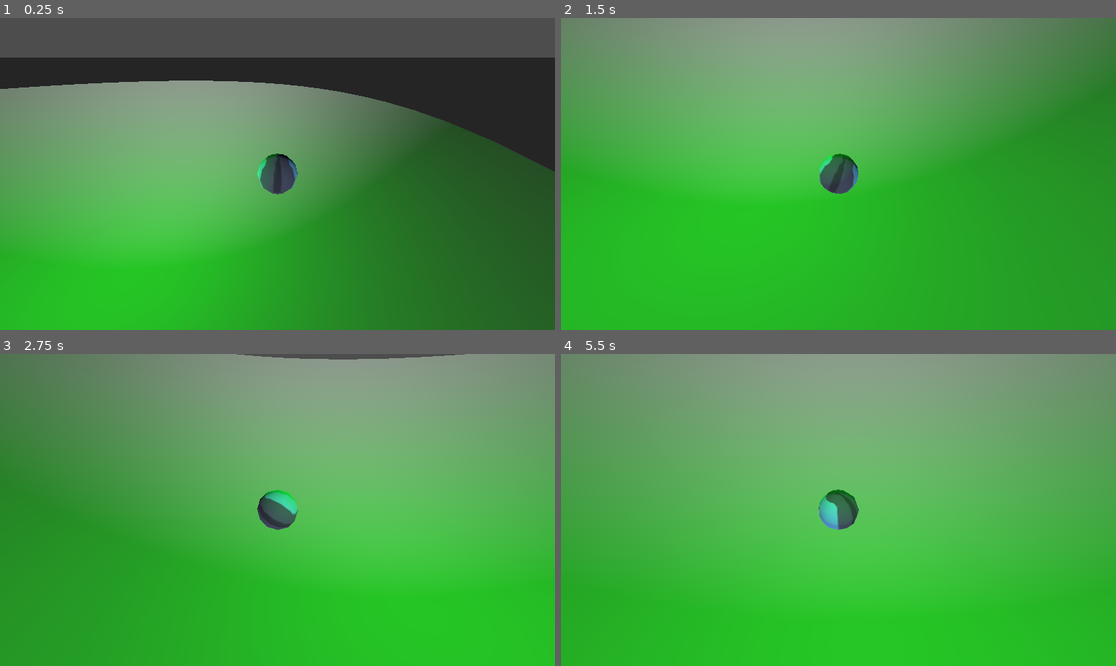
Above: before the commit, frames 1-4 (two rows, left to right).
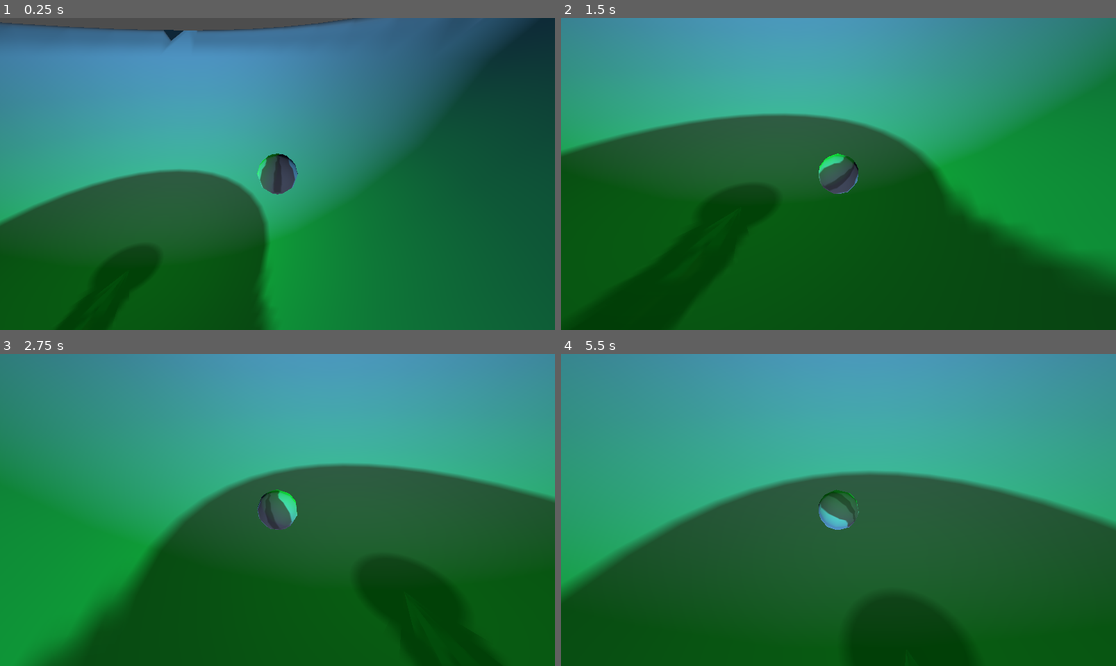
Above: after the commit, the same moments.

Repository: ZenithStar/ludum_dare_54
Game: Godot game, scene res://levels/test_level_3d.tscn
Two runs of this game, one before a commit and one after it. Both use one fixed random seed, a clock stepped at 60 frames per second and the inputs below. The engine's default icon, where the game draws it, is replaced by a stand-in: a white triangle on a blue panel in a dark square.
Inputs (mouse positions are in pixels of both pictures, inside the frame that each line leads up to):
- Up to frame 1 (0.25 s): no input
- Up to frame 2 (1.5 s): move the mouse to (866, 174) at 0.52 s; hold W (move_forward) from 0.53 s (still down); move the mouse to (810, 174) at 1.27 s
- Up to frame 3 (2.75 s): keep holding W (move_forward); move the mouse to (288, 503) at 2.02 s
- Up to frame 4 (5.5 s): keep holding W (move_forward); move the mouse to (832, 516) at 2.77 s; move the mouse to (877, 513) at 3.52 s; move the mouse to (794, 506) at 4.27 s; move the mouse to (844, 510) at 5.02 s

The runs differ from the first frame. In frame 1, 70% of the frame differs, in the area x 0-100%, y 0-100%; in frame 2, 89%; in frame 3, 90%; in frame 4, 100%.

Commit message:
Adding zoom functionality and changed the arena to a floating bowl

Diff:
--- a/levels/test_level_3d.tscn
+++ b/levels/test_level_3d.tscn
@@ -1,10 +1,13 @@
-[gd_scene load_steps=7 format=3 uid="uid://dq2mjnwf6capw"]
+[gd_scene load_steps=8 format=3 uid="uid://dq2mjnwf6capw"]
 
 [ext_resource type="Script" path="res://scripts/RollingBall.gd" id="1_4gqk1"]
 [ext_resource type="Texture2D" uid="uid://dw8ojrie0v2ur" path="res://icon.svg" id="1_auorr"]
 [ext_resource type="Script" path="res://scripts/CameraJoint.gd" id="2_al3sy"]
 
 [sub_resource type="Environment" id="Environment_ugifs"]
+
+[sub_resource type="StandardMaterial3D" id="StandardMaterial3D_reqr8"]
+albedo_texture = ExtResource("1_auorr")
 
 [sub_resource type="SphereShape3D" id="SphereShape3D_mlbou"]
 
@@ -24,21 +27,20 @@
 omni_range = 10.0
 
 [node name="CSGCombiner3D" type="CSGCombiner3D" parent="."]
+material_override = SubResource("StandardMaterial3D_reqr8")
 use_collision = true
 
-[node name="CSGBox3D" type="CSGBox3D" parent="CSGCombiner3D"]
-transform = Transform3D(1, 0, 0, 0, 1, 0, 0, 0, 1, 0, -500, 0)
-use_collision = true
-collision_layer = 3
-collision_mask = 3
-size = Vector3(1000, 1000, 1000)
+[node name="CSGSphere3D2" type="CSGSphere3D" parent="CSGCombiner3D"]
+radius = 10.0
+radial_segments = 32
+rings = 16
 
 [node name="CSGSphere3D" type="CSGSphere3D" parent="CSGCombiner3D"]
 transform = Transform3D(1, 0, 0, 0, 1, 0, 0, 0, 1, 0, 5, 0)
 operation = 2
 radius = 10.0
-radial_segments = 48
-rings = 24
+radial_segments = 32
+rings = 16
 
 [node name="RollingBall" type="RigidBody3D" parent="."]
 transform = Transform3D(1, 0, 0, 0, 1, 0, 0, 0, 1, 5, -1, 0)
--- a/project.godot
+++ b/project.godot
@@ -61,6 +61,16 @@
 "events": [Object(InputEventJoypadMotion,"resource_local_to_scene":false,"resource_name":"","device":-1,"axis":2,"axis_value":1.0,"script":null)
 ]
 }
+zoom_in={
+"deadzone": 0.5,
+"events": [Object(InputEventJoypadMotion,"resource_local_to_scene":false,"resource_name":"","device":-1,"axis":4,"axis_value":1.0,"script":null)
+]
+}
+zoom_out={
+"deadzone": 0.5,
+"events": [Object(InputEventJoypadMotion,"resource_local_to_scene":false,"resource_name":"","device":-1,"axis":5,"axis_value":1.0,"script":null)
+]
+}
 
 [rendering]
 
--- a/scripts/CameraJoint.gd
+++ b/scripts/CameraJoint.gd
@@ -1,11 +1,23 @@
 class_name CameraJoint extends SpringArm3D
 
 @export var mouse_sensitivity: float = 0.05
-@export var joystick_sensitivity: float = 45.0
+@export var joystick_sensitivity: float = 90.0
 
 func _ready():
 	set_as_top_level(true)
 	Input.set_mouse_mode(Input.MOUSE_MODE_CAPTURED)
+@export_category("Zoom")
+@export var zoom_speed: float = 2.0 ** (1.0 / 20.0)
+@export var joy_zoom_speed: float = 8.0
+@export var zoom_ease_duration = 0.25
+@export var zoom_clamp_min: float = 2.0
+@export var zoom_clamp_max: float = 10.0
+@onready var zoom_setpoint: float = spring_length:
+	get:
+		return zoom_setpoint
+	set(value):
+		zoom_setpoint = clamp(value, zoom_clamp_min, zoom_clamp_max)
+		create_tween().tween_property(self, "spring_length", zoom_setpoint, zoom_ease_duration)
 
 func rotate_camera(input: Vector2):
 	rotation_degrees.x += -input.y
@@ -18,8 +30,16 @@
 	if event is InputEventMouseMotion:
 		var mouse_camera = event.relative * mouse_sensitivity
 		rotate_camera(mouse_camera)
+	if event is InputEventMouseButton:
+		match event.button_index:
+			MOUSE_BUTTON_WHEEL_UP:
+				zoom_setpoint /= zoom_speed
+			MOUSE_BUTTON_WHEEL_DOWN:
+				zoom_setpoint *= zoom_speed
 
 func _process(delta):
 	position = get_parent().position
 	var joy_camera = Input.get_vector("camera_left", "camera_right", "camera_up", "camera_down") * joystick_sensitivity * delta
 	rotate_camera(joy_camera)
+	var zoom: float = Input.get_axis("zoom_in", "zoom_out")
+	zoom_setpoint *= (joy_zoom_speed ** (zoom * delta))
